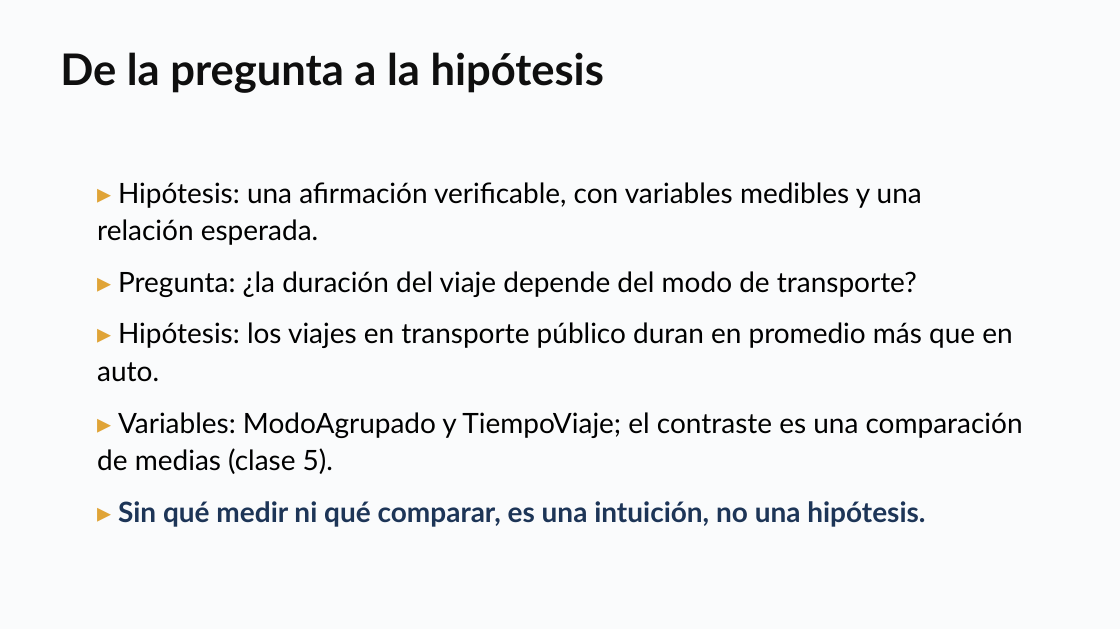
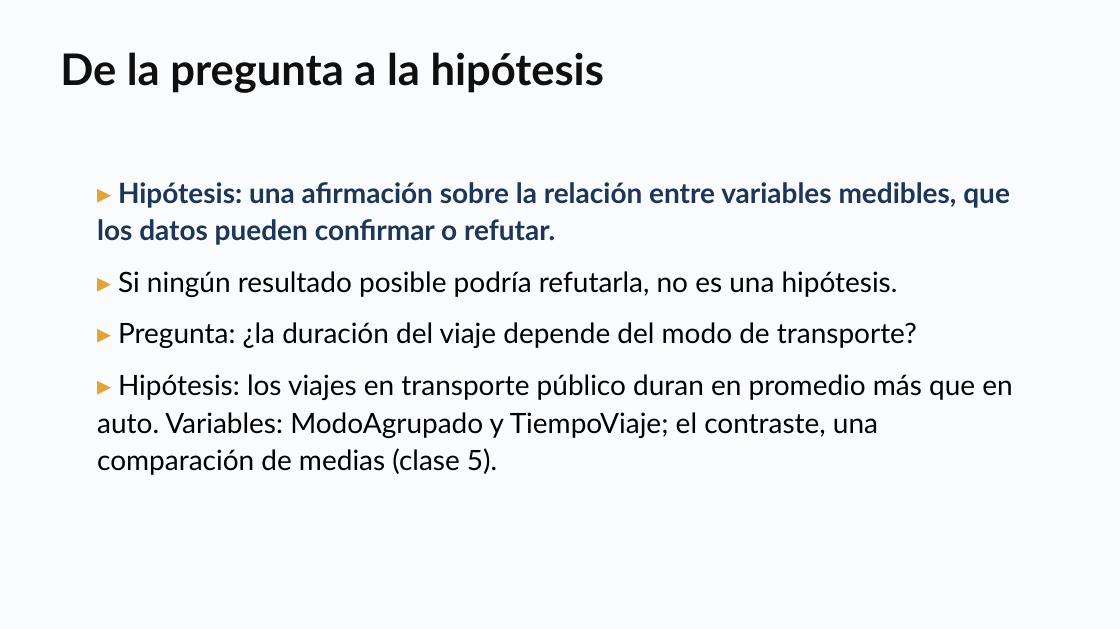
Before and after one commit to daniopitz/diplomado-cdd, a slide deck: slide 10 of presentaciones/clase02_eda_descriptiva.pptx (slide 12 before the commit). Drawn at 1120x629 pixels with LibreOffice and Linux fonts; fonts in the diff are those of the drawing. Boxes give left, top, right and bottom in pixels: in the first picture for what was removed or moved away, otherwise in the second. Text is boxed around its words. In the diff, an @@ line names an element or a change of style, - is before the commit and + after.

```diff
--- a/presentaciones/clase02_eda_descriptiva.pptx
+++ b/presentaciones/clase02_eda_descriptiva.pptx
@@ text at [97, 182, 1010, 297]: text changed; text colour #000000 to #1D3557; bold on @@
-▸ Hipótesis: una afirmación verificable, con variables medibles y una relación esperada.
+▸ Hipótesis: una afirmación sobre la relación entre variables medibles, que los datos pueden confirmar o refutar.
+▸ Si ningún resultado posible podría refutarla, no es una hipótesis.
@@ text at [97, 374, 1012, 475]: text changed @@
-▸ Hipótesis: los viajes en transporte público duran en promedio más que en auto.
-▸ Variables: ModoAgrupado y TiempoViaje; el contraste es una comparación de medias (clase 5).
-▸ Sin qué medir ni qué comparar, es una intuición, no una hipótesis.
+▸ Hipótesis: los viajes en transporte público duran en promedio más que en auto. Variables: ModoAgrupado y TiempoViaje; el contraste, una comparación de medias (clase 5).
```
Also in this commit, not shown: 1 other file.
